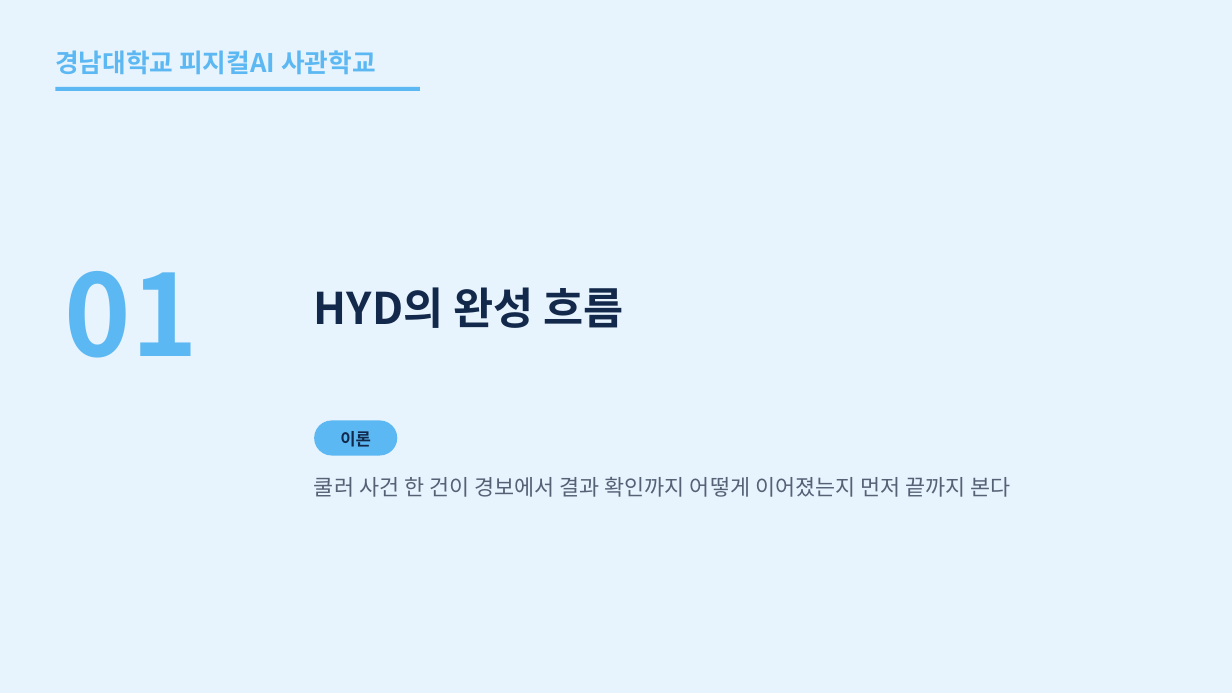
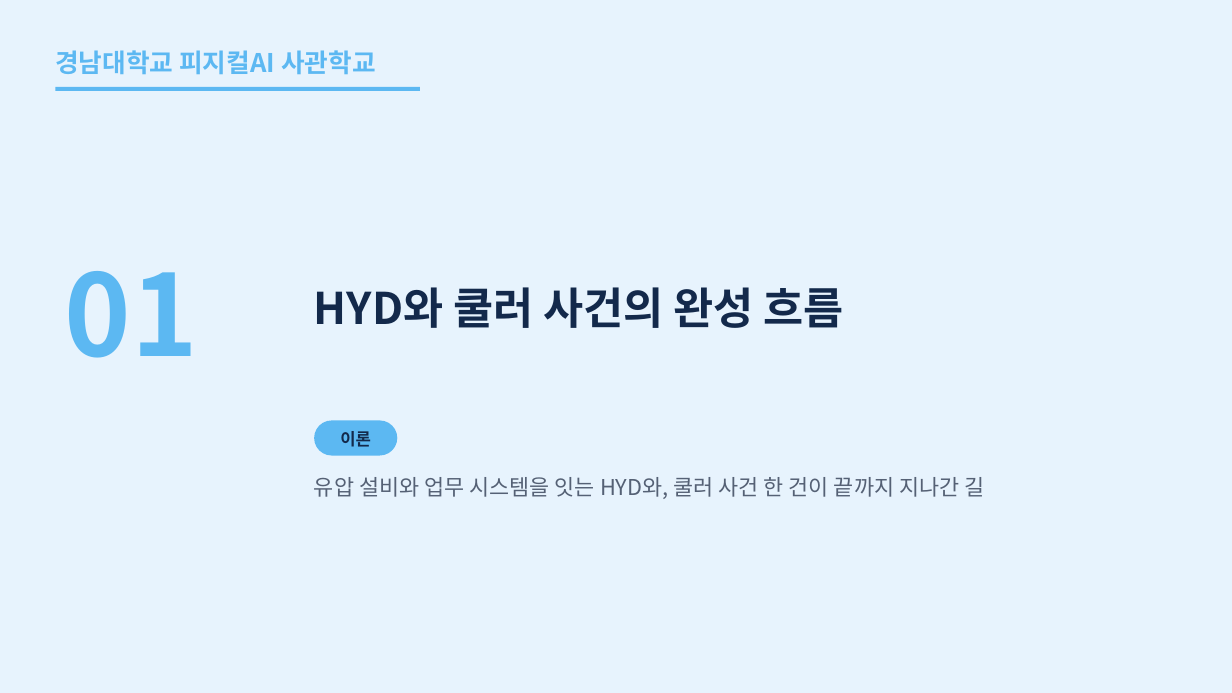
Before and after one commit to uengine-oss/hyd-iot-edu, a slide deck: slide 4 of 산출물/통합반/이론_오프라인/01회차/통합반_오프라인_01회차.pptx. Drawn at 1232x693 pixels with LibreOffice and Linux fonts; fonts in the diff are those of the drawing. Boxes give left, top, right and bottom in pixels: in the first picture for what was removed or moved away, otherwise in the second. Text is boxed around its words. In the diff, an @@ line names an element or a change of style, - is before the commit and + after.

```diff
--- a/산출물/통합반/이론_오프라인/01회차/통합반_오프라인_01회차.pptx
+++ b/산출물/통합반/이론_오프라인/01회차/통합반_오프라인_01회차.pptx
@@ text at bbox=[314, 287, 844, 328]: text changed @@
-HYD의 완성 흐름
+HYD와 쿨러 사건의 완성 흐름
@@ text at bbox=[314, 477, 984, 499]: text changed @@
-쿨러 사건 한 건이 경보에서 결과 확인까지 어떻게 이어졌는지 먼저 끝까지 본다
+유압 설비와 업무 시스템을 잇는 HYD와, 쿨러 사건 한 건이 끝까지 지나간 길
```
Also in this commit, not shown: 31 other slides changed, 3 slides added, 4 slides removed, 4 other files.
